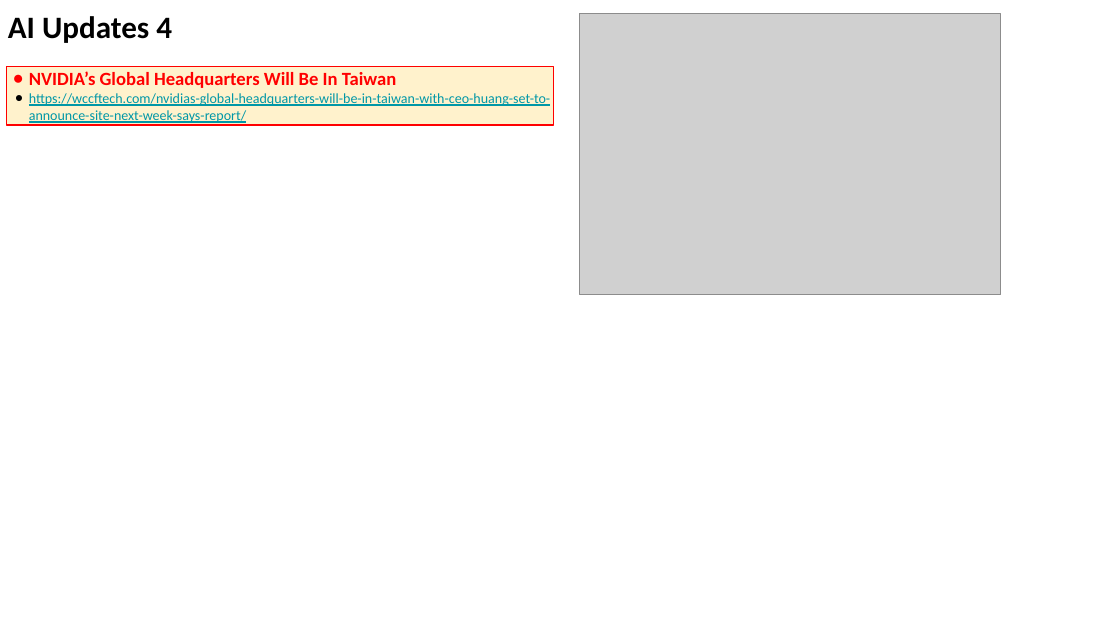
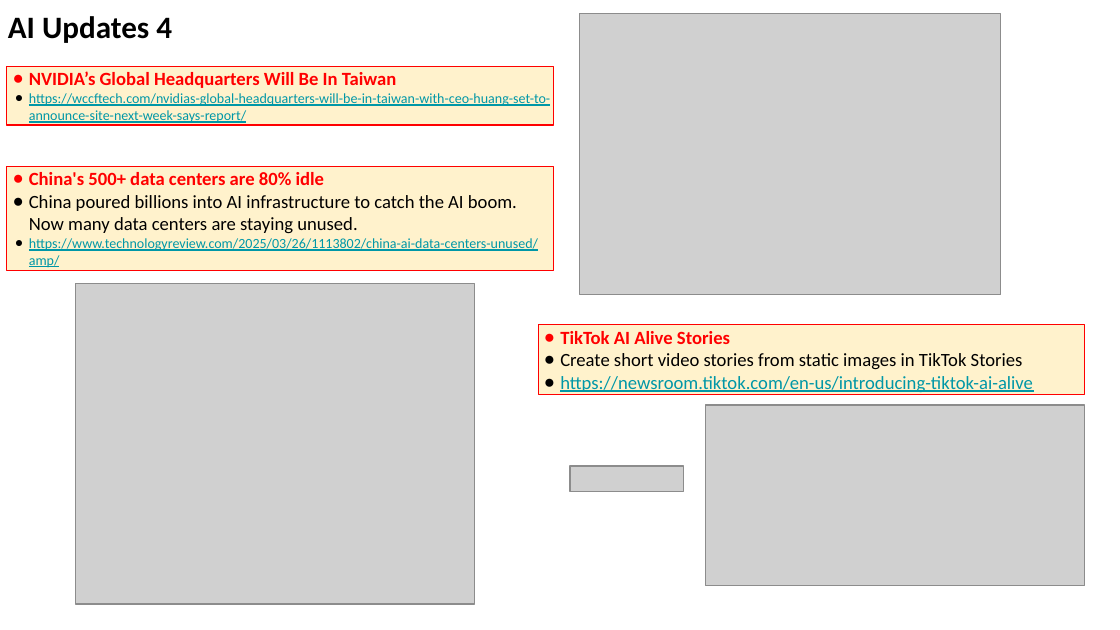
Before and after one commit to lselector/seminar, a slide deck: slide 8 of 2025/2025-05-16-AI-Updates.pptx (slide 7 before the commit). Drawn at 1120x630 pixels with LibreOffice and Linux fonts; fonts in the diff are those of the drawing; grey boxes stand for pictures. Boxes give left, top, right and bottom in pixels: in the first picture for what was removed or moved away, otherwise in the second. Text is boxed around its words. In the diff, an @@ line names an element or a change of style, - is before the commit and + after.

```diff
--- a/2025/2025-05-16-AI-Updates.pptx
+++ b/2025/2025-05-16-AI-Updates.pptx
@@ rectangle added at box(7, 166, 553, 270), fill #FFF2CC, outline #FF0000 0.75 pt, 12 pt, text #000000 @@
+● China's 500+ data centers are 80% idle
+● China poured billions into AI infrastructure to catch the AI boom. Now many data centers are staying unused.
+● https://www.technologyreview.com/2025/03/26/1113802/china-ai-data-centers-unused/amp/
@@ picture added at box(76, 283, 475, 604) @@
@@ rectangle added at box(539, 325, 1085, 395), fill #FFF2CC, outline #FF0000 0.75 pt, 12 pt, text #0097A7 @@
+● TikTok AI Alive Stories
+● Create short video stories from static images in TikTok Stories
+● https://newsroom.tiktok.com/en-us/introducing-tiktok-ai-alive
@@ picture added at box(706, 405, 1085, 586) @@
@@ picture added at box(570, 466, 683, 492) @@
```
Also in this commit, not shown: 4 other slides changed, 2 slides added.
